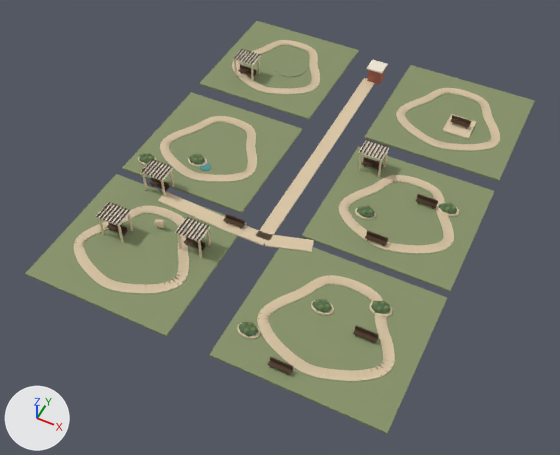
What one commit did to the glTF model dist/assets/sky-deck.glb.
Before and after are seen from a camera (50 mm lens) standing at (26.5, -82.8, 242.3) and looking at (-0.3, -29.3, 175.4). The lights are fixed; the arrows at lower left show +X, +Y and +Z. The first picture is the older version. Where no turn or scale is listed for an object, it has been applied to the vertices. Vertices at exactly the same position are counted once.

The first picture shows 'sky-deck-02', 'sky-deck-04', 'sky-deck-06', 'sky-deck-07', 'sky-deck-08', 'sky-deck-10', 'sky-deck-13', 'sky-deck-15', 'sky-deck_paths_and_slab' and 7 more.
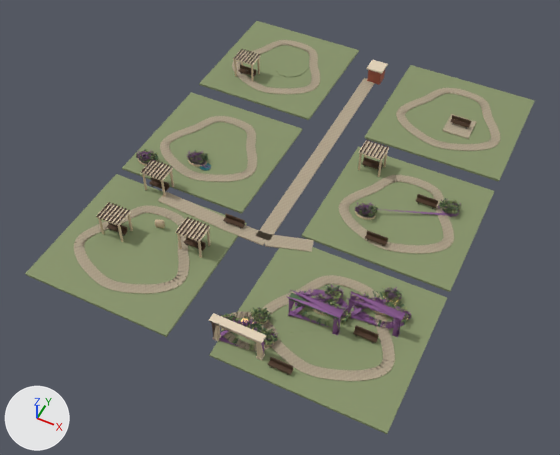
Pixel boxes [x1, y1, x2, y2] of what changed, in the pictures (560 x 455 px; the box of a moved part takes in the faces that stretch with it):
'sky-deck_paths_and_slab', surface changed: [71, 37, 503, 384] in both
'sky-deck-06', surface changed, reshaped (30% wider, 85% taller): before [237, 299, 392, 339]; after [209, 285, 411, 360]
'sky-deck-10', reshaped (21% taller): before [355, 202, 459, 220]; after [355, 198, 462, 220]
'sky-deck-15', surface changed: [442, 114, 476, 139] in both
'sky-deck-07', reshaped (8% wider, 22% taller): before [188, 154, 211, 171]; after [186, 150, 211, 171]
'sky-deck-08', reshaped: before [138, 153, 157, 165]; after [136, 149, 158, 166]
part 1 of me_mesh_1, recoloured: before [175, 219, 211, 258]; after [98, 214, 182, 249]
part 2 of me_mesh_1, recoloured: after [198, 230, 211, 258]
part 3 of me_mesh_1, recoloured: before [118, 226, 124, 242]; after [98, 203, 210, 242]
part 4 of me_mesh_1, recoloured: before [98, 203, 133, 234]
part 5 of me_mesh_5, added: after [289, 293, 339, 319]
part 6 of me_mesh_5, built on: before [237, 299, 392, 339]; after [209, 285, 411, 360]
part 7 of me_mesh_6, rebuilt: before [189, 154, 205, 165]; after [192, 150, 209, 162]
part 8 of me_mesh_6, built on: before [188, 154, 207, 167]; after [186, 150, 211, 168]
part 9 of me_mesh_7, rebuilt: before [139, 153, 155, 163]; after [142, 149, 158, 162]
part 10 of me_mesh_7, built on: before [138, 153, 157, 165]; after [136, 150, 157, 166]
part 11 of me_mesh_9, added: after [356, 210, 375, 218]
part 12 of me_mesh_9, rebuilt: before [357, 206, 375, 218]; after [360, 201, 378, 215]
part 13 of me_mesh_9, built on: before [355, 202, 459, 220]; after [355, 198, 462, 220]
part 14 of me_mesh_14, moved or reshaped (not visible afterwards): before [442, 114, 476, 139]
part 15 of me_mesh_14, moved or reshaped (not visible before): after [442, 114, 476, 139]

Edits to the bpy script that builds the scene:
```text
Change mat_buff_limestone_paving:
    remove # nodes: BsdfPrincipled, OutputMaterial
    remove # colours: beige #dbc7a6
    nodes: BsdfPrincipled, NormalMap, OutputMaterial, SeparateColor, TexImage x3
    uses the picture img_paving_base_color
    uses the picture img_paving_normal
    uses the picture img_paving_orm
Change me_mesh_1:
    where me_mesh_1.from_pydata(...)  # 256 vertices, 384 faces; spans x -16.13..-4.49, y -41.44..-37.14, z 178.45..181.5
    me_mesh_1 part 1: 60 faces centred in x -7.41..-4.49, y -39.45..-37.23, z 178.45..181.34 are repainted in the vertex colours; the middle colour goes from beige #ead6b6 to white #ffffff
    me_mesh_1 part 2: 36 faces centred in x -13.87..-5.02, y -40.47..-38.11, z 178.45..178.84 are repainted in the vertex colours; the middle colour goes from dark grey #494942 to white #ffffff
    me_mesh_1 part 3: 24 faces centred in x -16.02..-13.32, y -41.24..-39.24, z 178.45..181.2 are repainted in the vertex colours; the middle colour goes from beige #ead6b6 to beige #e3d2b8
    me_mesh_1 part 4: 36 faces centred in x -16.13..-13.21, y -41.35..-39.13, z 178.45..181.34 are repainted in the vertex colours; the middle colour goes from beige #ead6b6 to dark grey #494942
Change me_mesh_5:
    remove me_mesh_5.from_pydata(...)  # 510 vertices, 948 faces; spans x 3.12..16.17, y -46.14..-36.23, z 178.31..179.34
    add me_mesh_5.from_pydata(...)  # 38006 vertices, 49218 faces; spans x 1.06..18.14, y -47.84..-34.45, z 178.45..181.75
    me_mesh_5 part 5: a new loose piece, a box spanning x 6.99..12.29, y -41.91..-41.28, z 181.19..181.48, in mat_stone_planting_and_furniture_colours
    me_mesh_5 part 6: 504 vertices removed from x 3.12..16.17, y -46.14..-36.23, z 178.31..179.34; 37992 vertices added at x 1.06..18.14, y -47.84..-34.45, z 178.45..181.75
    add me_mesh_5.materials.append(mat_honed_ivory_limestone)
    add me_mesh_5.materials.append(mat_opal_garden_lantern)  # beige #eac88e, glowing beige #daab72
    add me_mesh_5.materials.append(mat_buff_limestone_paving)
Change me_mesh_6:
    remove me_mesh_6.from_pydata(...)  # 242 vertices, 456 faces; spans x -13.74..-10.55, y -27.68..-25.82, z 178.31..179.34
    add me_mesh_6.from_pydata(...)  # 2958 vertices, 4133 faces; spans x -13.83..-10.55, y -27.79..-25.61, z 178.45..179.8
    me_mesh_6 part 7: the loose piece of 34 vertices spanning x -13.6..-11.53, y -27.44..-25.86, z 178.31..179.16 is rebuilt with 324 vertices and now spans x -13.59..-11.24, y -27.58..-25.61, z 178.62..179.67
    me_mesh_6 part 8: 5 vertices moved from x -12.57..-11.43, y -27.44..-26.94, z 178.45..179.27 to x -12.57..-11.39, y -27.31..-26.91, z 178.45..179.27; 129 vertices removed from x -13.74..-11.34, y -27.5..-25.82, z 178.45..179.34; 2511 vertices added at x -13.83..-11.21, y -27.79..-25.63, z 178.45..179.8
    other edits to the shape of me_mesh_6 do not show in these pictures
    add me_mesh_6.materials.append(mat_honed_ivory_limestone)
Change me_mesh_7:
    remove me_mesh_7.from_pydata(...)  # 170 vertices, 316 faces; spans x -19.17..-16.77, y -30.04..-28.36, z 178.31..179.34
    add me_mesh_7.from_pydata(...)  # 2892 vertices, 4016 faces; spans x -19.26..-16.64, y -30.32..-28.14, z 178.45..179.8
    me_mesh_7 part 9: the loose piece of 34 vertices spanning x -19.09..-16.91, y -29.94..-28.43, z 178.31..179.16 is rebuilt with 324 vertices and now spans x -19.02..-16.67, y -30.11..-28.14, z 178.62..179.67
    me_mesh_7 part 10: 108 vertices removed from x -19.17..-16.77, y -30.04..-28.36, z 178.45..179.34; 2274 vertices added at x -19.26..-16.64, y -30.32..-28.16, z 178.45..179.8
    other edits to the shape of me_mesh_7 do not show in these pictures
    add me_mesh_7.materials.append(mat_honed_ivory_limestone)
Change me_mesh_9:
    remove me_mesh_9.from_pydata(...)  # 340 vertices, 632 faces; spans x 7.38..17.92, y -26.42..-20.12, z 178.31..179.34
    add me_mesh_9.from_pydata(...)  # 5768 vertices, 8063 faces; spans x 7.29..18.04, y -26.7..-19.9, z 178.45..179.8
    me_mesh_9 part 11: a new loose piece, a 22-sided cylinder along z spanning x 7.463..9.693, y -26.35..-24.805, z 178.703..178.797, in mat_stone_planting_and_furniture_colours
    me_mesh_9 part 12: the loose piece of 34 vertices spanning x 7.57..9.64, y -26.29..-24.84, z 178.31..179.16 is rebuilt with 287 vertices and now spans x 7.53..9.88, y -26.49..-24.52, z 178.62..179.67
    me_mesh_9 part 13: 250 vertices removed from x 7.38..17.92, y -26.42..-20.12, z 178.31..179.34; 5163 vertices added at x 7.29..18.04, y -26.7..-19.9, z 178.45..179.8
    other edits to the shape of me_mesh_9 do not show in these pictures
    add me_mesh_9.materials.append(mat_honed_ivory_limestone)
Change me_mesh_14:
    where me_mesh_14.from_pydata(...)  # 40 vertices, 60 faces; spans x 11.77..15.07, y -8.37..-4.95, z 178.45..179.66
    me_mesh_14 part 14: the loose piece of 8 vertices spanning x 11.77..15.07, y -8.37..-4.95, z 178.45..178.61 is scaled about its middle by (0.0394, 0.134, 2.6), then moved by (-0.86, 0.0, 0.28)
    me_mesh_14 part 15: the loose piece of 8 vertices spanning x 14.22..14.35, y -6.89..-6.43, z 178.61..179.02 is scaled about its middle by (25.4, 7.44, 0.385), then moved by (-0.86, 0.0, -0.28)
```
